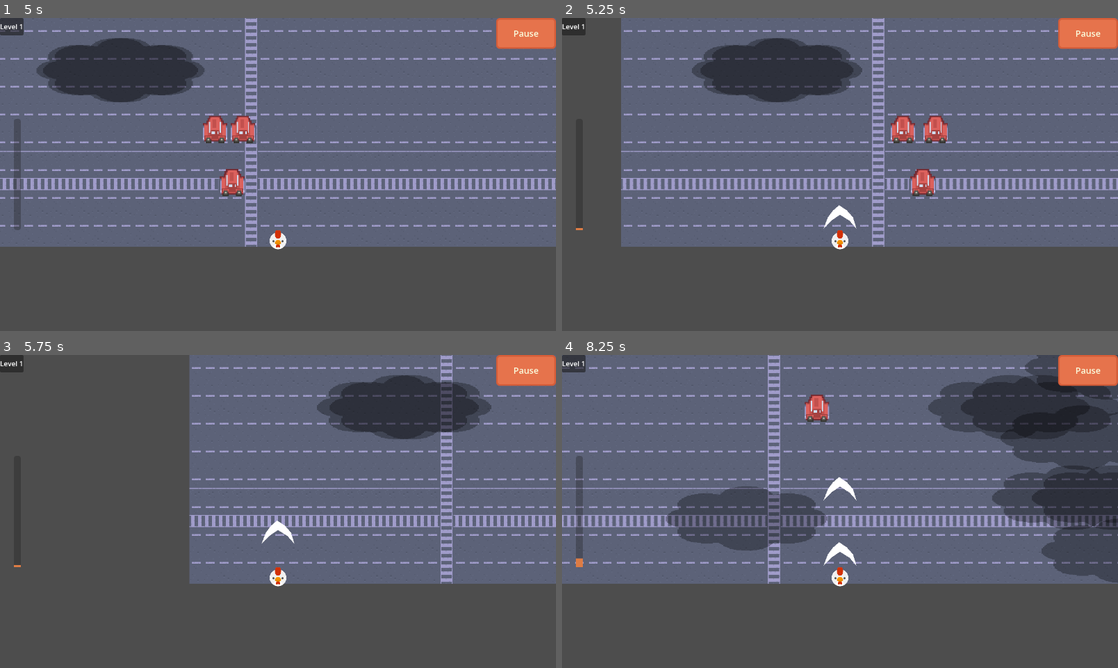
Above: before the commit, frames 1-4 (two rows, left to right).
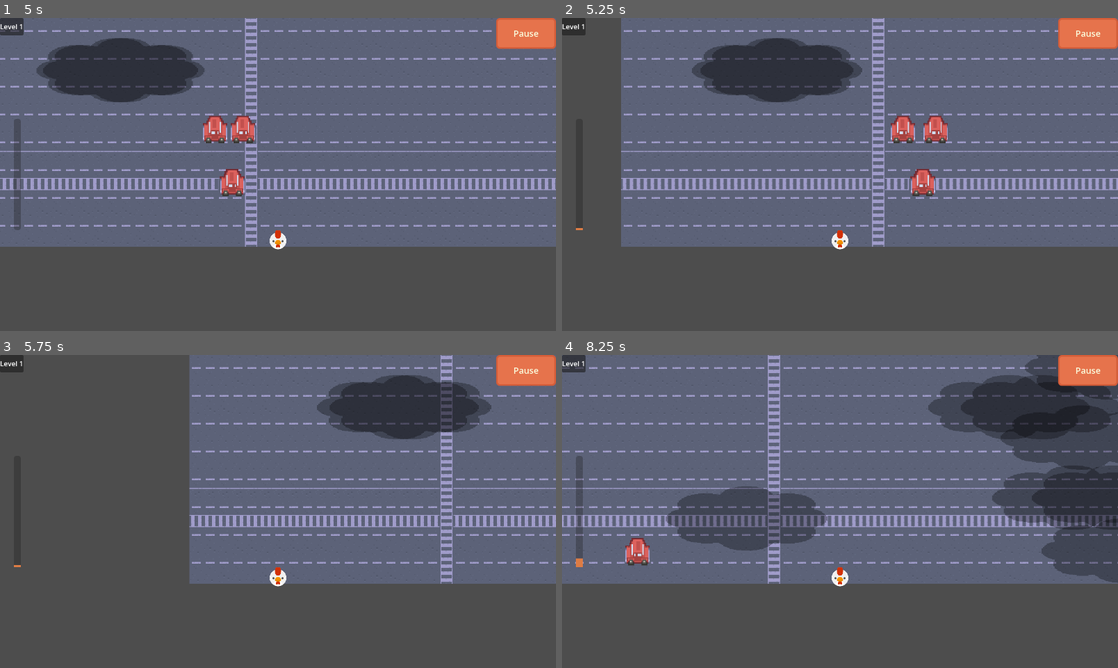
Above: after the commit, the same moments.

Repository: Tomohawk35/ChickenRunner
Game: Godot game, scene res://main_scenes/main_menu/main_menu.tscn
The game is run twice, just before and just after one commit, with the same random seed, the same clock (stepped at 60 frames per second) and the same inputs. The engine's default icon, where the game draws it, is replaced by a stand-in: a white triangle on a blue panel in a dark square.
Inputs (mouse positions are in pixels of both pictures, inside the frame that each line leads up to):
- Up to frame 1 (5 s): click "Start Game" at 0.5 s; tap Enter at 1.25, 2.75 s; move the mouse to (400, 158) at 1.27 s; hold D (right) 1.28-2.03 s; hold E (use_consumable) 1.28-2.03 s; tap Space at 2, 3.5 s; move the mouse to (166, 190) at 2.02 s; hold S (down) 2.03-2.78 s; tap Q (use_equipment) at 2.1, 3.6 s; move the mouse to (333, 105) at 2.77 s; hold D (right) 2.78-3.53 s; hold E (use_consumable) 2.78-3.53 s; move the mouse to (250, 237) at 3.52 s; hold W (up) 3.53-4.28 s; move the mouse to (444, 221) at 4.27 s; hold A (left) from 4.28 s (still down); hold E (use_consumable) from 4.28 s (still down)
- Up to frame 2 (5.25 s): keep holding A (left); move the mouse to (673, 127) at 5.02 s; release E (use_consumable) at 5.03 s; tap Q (use_equipment) at 5.1 s
- Up to frame 3 (5.75 s): keep holding A (left)
- Up to frame 4 (8.25 s): move the mouse to (867, 511) at 5.77 s; release A (left) at 5.78 s; hold S (down) 5.78-6.53 s; hold E (use_consumable) 5.78-6.53 s; move the mouse to (756, 433) at 6.52 s; hold D (right) 6.53-7.28 s; tap Q (use_equipment) at 6.6, 8.1 s; move the mouse to (962, 495) at 7.27 s; hold W (up) 7.28-8.03 s; hold E (use_consumable) 7.28-8.03 s; move the mouse to (728, 527) at 8.02 s; hold D (right) from 8.03 s (still down)

Frame 1 is identical in both runs. In frame 2, 0.1% of the frame differs, in the area x 47-53%, y 59-68%; in frame 3, 0.2%; in frame 4, 1.0%, in the area x 11-53%, y 12-68%.

Commit message:
Made projectiles root children rather than children of the player

Diff:
--- a/chicken-runner/autoload/projectile_manager.gd
+++ b/chicken-runner/autoload/projectile_manager.gd
@@ -13,6 +13,7 @@
 		return false
 
 	var proj_inst : Projectile = load(PROJECTILE_SCENES[type]).instantiate()
+	proj_inst.global_position = player.global_position
 	proj_inst.set_velocity(speed, dir)
-	player.add_child(proj_inst) # TODO: Make a child of the level node or root node.
+	add_child(proj_inst)
 	return true
